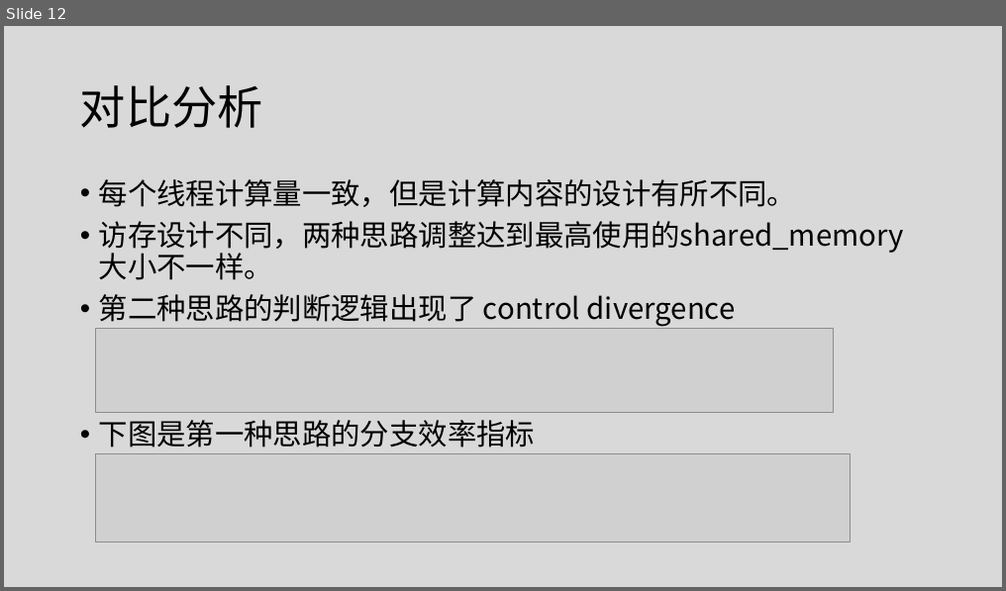
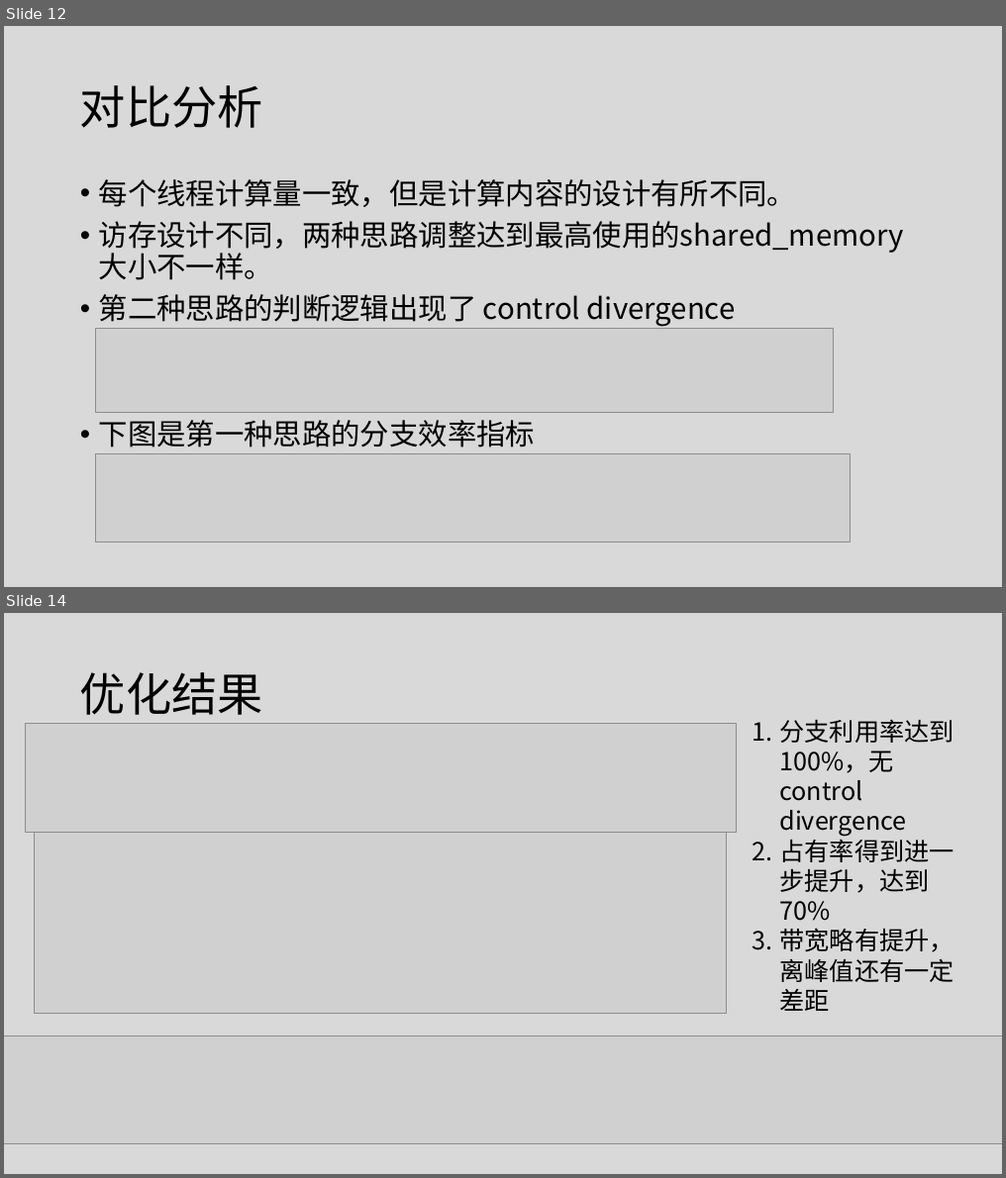
Before and after one commit to AlexZFX/cuda-nbody, a slide deck: ppt/Cuda-nbody 优化思路.pptx. Shown one above the other, each under a label of ours: slide 12 before the commit, slides 12 and 14 after it; the slides between them are not shown. The pictures are 1006x591 and 1006x1178 pixels, drawn with LibreOffice and Linux fonts; fonts in the diff are those of the drawing; grey boxes stand for pictures. Boxes give left, top, right and bottom in pixels: in the first picture for what was removed or moved away, otherwise in the second. Text is boxed around its words. In the diff, an @@ line names an element or a change of style, - is before the commit and + after.

```diff
--- a/ppt/Cuda-nbody 优化思路.pptx
+++ b/ppt/Cuda-nbody 优化思路.pptx
@@ slide 14 added at (4, 613, 1002, 1174), background #D9D9D9 @@
@@ title added at (80, 672, 263, 715), 44 pt, text #000000 @@
+优化结果
@@ picture added at (25, 723, 737, 832) @@
@@ text added at (779, 719, 953, 982), 24 pt, text #000000 @@
+1. 分支利用率达到100%，无control divergence
+2. 占有率得到进一步提升，达到70%
+3. 带宽略有提升，离峰值还有一定差距
@@ picture added at (35, 832, 727, 1013) @@
@@ picture added at (4, 1036, 1002, 1145) @@
```
Also in this commit, not shown: 2 slides changed, 1 other slide added.
